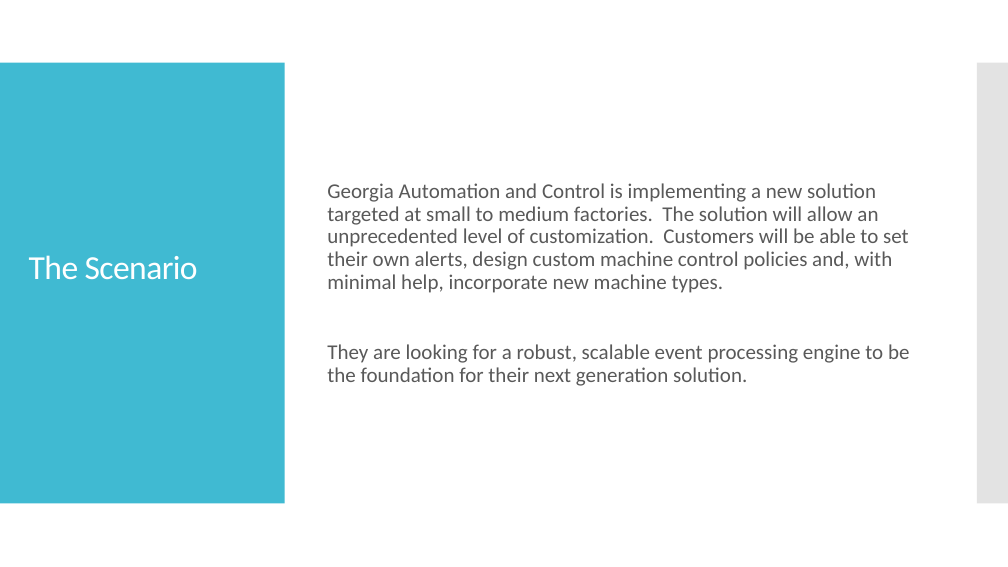
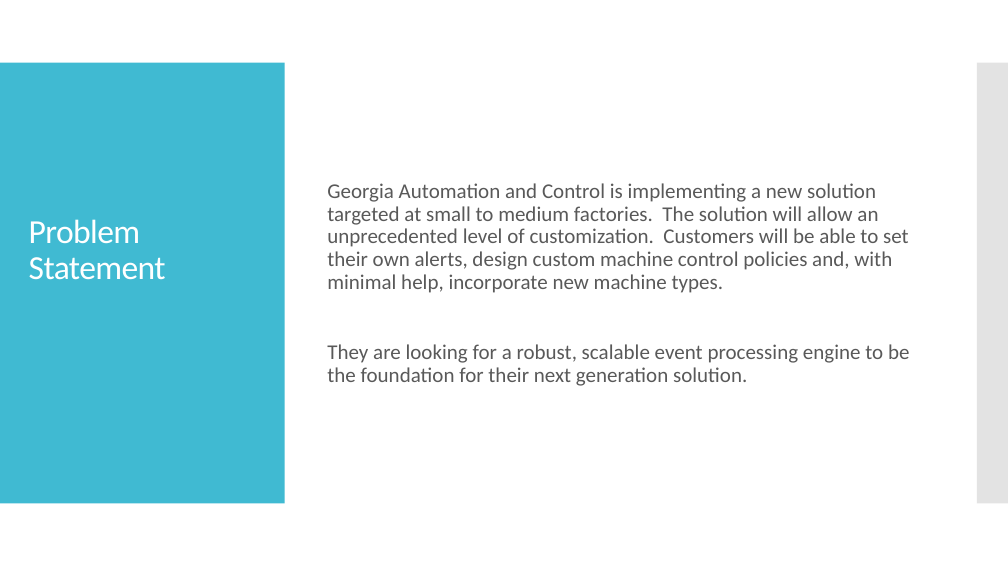
Before and after one commit to wrmay/hazelcast-monitoring-and-control-demo, a slide deck: slide 3 of Solution Overview.pptx. Drawn at 1008x567 pixels with LibreOffice and Linux fonts; fonts in the diff are those of the drawing. Boxes give left, top, right and bottom in pixels: in the first picture for what was removed or moved away, otherwise in the second. Text is boxed around its words. In the diff, an @@ line names an element or a change of style, - is before the commit and + after.

```diff
--- a/Solution Overview.pptx
+++ b/Solution Overview.pptx
@@ title at <box>29,219,166,280</box>: text changed @@
-The Scenario
+Problem Statement
```
Also in this commit, not shown: 4 other slides changed, 8 slides added, 4 slides removed, 9 other files.
